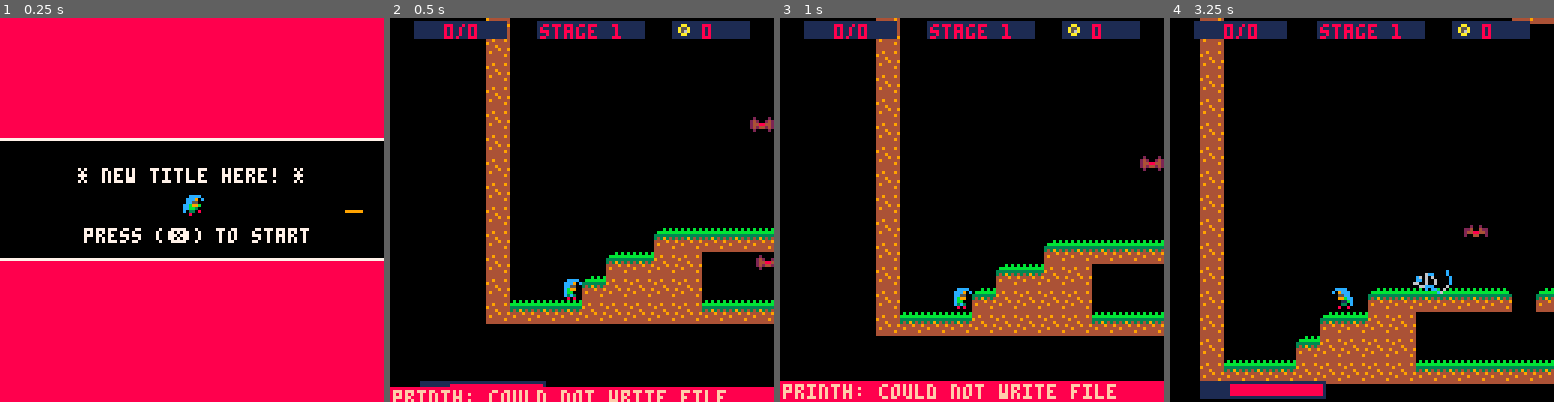
Above: before the commit, frames 1-4 (left to right).
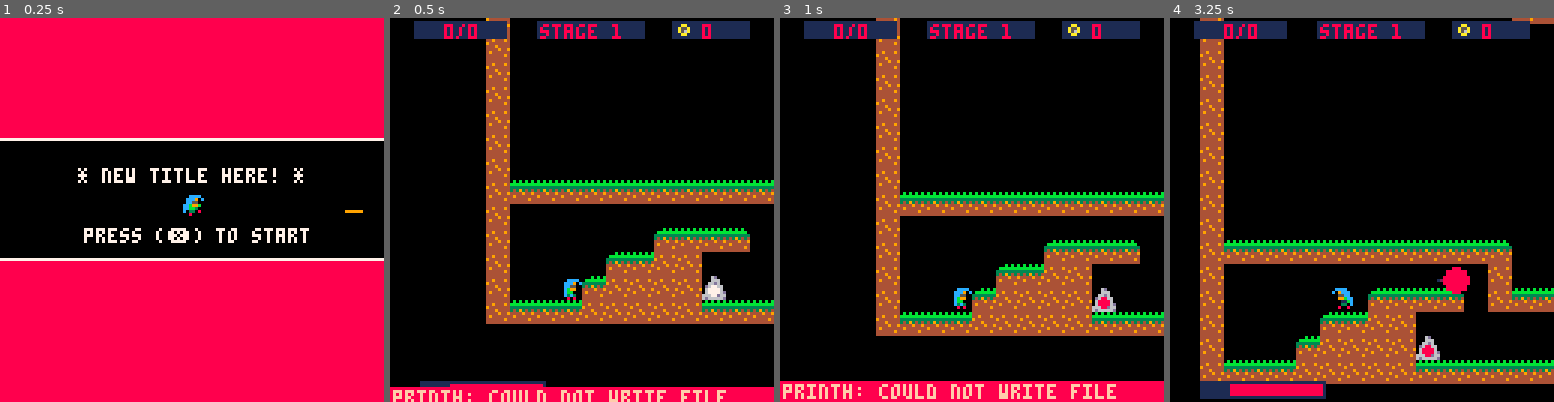
Above: after the commit, the same moments.

Repository: Mizar01/last_spellcaster
Game: PICO-8 cartridge microvania.p8
The game is run twice, just before and just after one commit, with the same random seed, the same clock (stepped at 60 frames per second) and the same inputs.
Inputs:
- Up to frame 1 (0.25 s): no input
- Up to frame 2 (0.5 s): tap X (X key) at 0.33 s
- Up to frame 3 (1 s): tap O (Z key) at 0.7 s
- Up to frame 4 (3.25 s): tap X (X key) at 1.07, 1.85, 2.97 s; hold Right 1.6-2.1 s; tap O (Z key) every 0.4 s from 1.7 to 2.9 s; hold Up 2.15-2.42 s; hold Right 2.47-3.03 s; hold Left from 3.08 s (still down)

Frame 1 is identical in both runs. In frame 2, 4.9% of the frame differs, in the area x 31-100%, y 25-74%; in frame 3, 4.8%; in frame 4, 6.6%, in the area x 14-97%, y 53-90%.

Commit message:
added vines and spiders.

Diff:
--- a/game/compressed_maps.lua
+++ b/game/compressed_maps.lua
@@ -1,3 +1,3 @@
 stage_compressed_maps = {
-	[[1z1G0z0D1"0z0D1"0z0D1"0:1,0x1"0z0D1"0z0D1"071$0,1"0u1"0z0 …(110 unchanged characters)… 41"0D1"0x1"0z0D1"0G1"0u1"0z0D1"0D1"0x1"0*b!0z091"0G1"0u1"0z0D1"0D1"0x1"0.6!0z051"0&1&0!1%051"0u1"0$1$0"a!0&1#001"0x1"0"f!1%0)1%0'e!0'1!0x1z1G]],
+	[[1z1G0z0D1"0z0D1"0z0D1"0:1,0x1"0z0D1"0z0D1"071$0,1"0u1"0z0 …(110 unchanged characters)… 41"0D1"0x1"0z0D1"0G1"0u1"0z0D1"0D1"0x1"0z0D1"0G1"0u1"0z0D1.081"0x1"0+1!0"6!0z051"0&1$0!1'0z021"0$1$0)1#001"0x1"0"f!1%6!0(v#0!1!0's!0'1!0&e!0q1z1G]],
 }
--- a/game/enemies.lua
+++ b/game/enemies.lua
@@ -18,9 +18,11 @@
         -- l.wind_t = c_timer.new(0.2, true)
         -- l.wind_t.t = 0
         l.dir_before_blow = nil
+        l.fixed = false -- if true, enemy does not move
         return sm(l, c_enemy)
     end,
     dmg = function(self, dmg)
+        if (self:is_inv()) return
         self.life -= dmg
         self.dmg_time:restart()
         self.spr.effect = "blink_white"
@@ -40,6 +42,7 @@
         self.hitbox = self.hitbox_orig
     end,
     blow = function(self, dir)
+        if (self.fixed) return
         if (self.wspeed <= 0) self.dir_before_blow = self.dir
         self.wspeed = 2
         self.dir = dir
@@ -77,6 +80,7 @@
         del(obj_solids, self)
         c_obj.del(self)
     end,
+    is_inv = function(self) return false end,
 }
 clsinh(c_enemy, c_obj)
 
@@ -105,21 +109,22 @@
 }
 clsinh(c_bat, c_enemy)
 
-c_dog = {
-    new = function(x, y, parent_mgr)
+c_walk_en = {
+    new = function(x, y, spidle, sprun, parent_mgr)
         local l = c_enemy.new("dog", x, y, 1.5, parent_mgr)
         l.spr = {
-            idle = { sprites = { 144, 145 }, fps = 2,  loop = true },
-            run = { sprites = { 146, 147 }, fps = 4, loop = true },
+            idle = { sprites = spidle, fps = 2,  loop = true },
+            run = { sprites = sprun, fps = 4, loop = true },
             flip_x = false,
             flip_y = false,
             frame = 0,
         }
         l.speed = player.stinky_socks and 0.2 or 0.4
         l.hitbox = {x = 0, y = 3, x2 = 7, y2 = 7}
+        l.hitbox_orig = l.hitbox
         l.basex = x
         l.basey = y
-        return sm(l, c_dog)
+        return sm(l, c_walk_en)
     end,
     update = function(self)
         c_enemy.update(self)
@@ -157,4 +162,33 @@
         end
     end,
 }
-clsinh(c_dog, c_enemy)
+clsinh(c_walk_en, c_enemy)
+
+c_dog = {
+    new = function(x, y, parent_mgr)
+        local l = c_walk_en.new(x, y, {144,145}, {146,147}, parent_mgr)
+        return sm(l, c_dog)
+    end,
+}
+clsinh(c_dog, c_walk_en)
+
+c_spider = {
+    new = function(x, y, parent_mgr)
+        local l = c_walk_en.new(x, y, {160,161}, {162,163}, parent_mgr)
+        return sm(l, c_spider)
+    end,
+}
+clsinh(c_spider, c_walk_en)
+
+c_vine = {
+    new = function(x, y, parent_mgr)
+        local l = c_enemy.new("vine", x, y, 0, parent_mgr)
+        l.spr.idle = {ss =  6}
+        l.fixed = true
+        l.life = 10
+        add(obj_solids, l)
+        return sm(l, c_vine)
+    end,
+    is_inv = function(self) return not (player.cur_el == el_fire)end,
+}
+clsinh(c_vine, c_enemy)
--- a/game/misc.lua
+++ b/game/misc.lua
@@ -81,7 +81,7 @@
             circfill(self.x + offset_x, self.y, 1.5 * radf, cols[i + 1])
         end
     end,
-        effect = function(self, trg)
+    effect = function(self, trg)
         trg:unfreeze()
         trg:dmg(self.damage)
     end
--- a/game/player.lua
+++ b/game/player.lua
@@ -50,7 +50,7 @@
 		p.coins = 0
 		p.stinky_socks = false
 		-- element props
-		p.cur_el = el_wind
+		p.cur_el = el_fire
 		p.avail_elements = { true, true, true, true }
 		p.el_cooldown = c_timer.new(1, false)
 
--- a/game/utils.lua
+++ b/game/utils.lua
@@ -190,6 +190,7 @@
 
      -- SECOND PASS: set tile variations according to theme
 	local emgr = game.mgr.enemy_mgr
+    local mmgr = game.mgr.misc_mgr
     for ty=0,map_h - 1 do
         for tx=0,map_w - 1 do
             local t = converted_type_map[ty][tx]
@@ -202,17 +203,19 @@
                 local tile_to_set = map_tiles_by_theme(tile_variant, theme) or 1
                 mset(tx, ty, tile_to_set)
             elseif (t == "f") then -- player start position
-                player.x = tx * 8
-                player.y = ty * 8
+                player.x, player.y = px, py
             elseif (t >= "a" and t <= "b") then -- bats
                 c_bat.new(px, py, t == "a", emgr)
             elseif (t == "6") then -- switchlith
-                c_switchlith.new(px, py, game.mgr.misc_mgr)
+                c_switchlith.new(px, py, mmgr)
             elseif (t == "7") then -- teleport pair 2
 			elseif (t == "8") then -- dead
             elseif (t == "e") then -- dog
 				c_dog.new(px, py, emgr)
-            elseif (t >= "c" and t <= "d") then -- laser cannons
+            elseif (t == "s") then -- spider
+                c_spider.new(px, py, emgr)
+            elseif (t == "v") then
+                c_vine.new(px, py, emgr)
             end
         end
     end
--- a/map_compressor2.p8
+++ b/map_compressor2.p8
@@ -15,15 +15,17 @@
 end
 
 -- legend:
--- 0 = empty
+-- space = empty
 -- 1 = solid terrain block
 -- 6 = switchlith
--- 10(a) = horizontal bat
--- 11(b) = vertical bat
--- 12(c) = laser cannon h,v directions
--- 13(d) = laser cannon diag directions
--- 14(e) = dog enemy
--- 15(f) = player start position
+-- a = horizontal bat
+-- b = vertical bat
+-- c = laser cannon h,v directions
+-- d = laser cannon diag directions
+-- e = dog enemy
+-- f = player start position
+-- s = spider enemy
+-- v = vines
 
 -- empty_map_sammple
 empty_map_sample = [[
@@ -87,14 +89,14 @@
 1                                                                               1 1                                                                                                                                                                           1
 1                                                                                                                                                                                                                                                             1
 1                                                                         1 1                                                                                                                                                                                 1
-1                     b                                                                                                                                                                                                                                       1
+1                                                                                                                                                                                                                                                             1
 1                                                                               1 1                                                                                                                                                                           1
 1                                                                                                                                                                                                                                                             1
-1                                                                         1 1                                                                                                                                                                                 1
-1                             6                                                                                                                                                                                                                               1
-1             1 1 1 1 1 1   1 1 1 1 1                                           1 1                                                                                                                                                                           1
-1         1 1 1 1     a             1 1 1                                 1 1                                                                                                                                                                                 1
-1     f 1 1 1 1 1                   1 1 1 1 1               e               1                                                                                                                                                                                 1
+1 1 1 1 1 1 1 1 1 1 1 1 1                                                 1 1                                                                                                                                                                                 1
+1                       1     6                                                                                                                                                                                                                               1
+1             1 1 1 1   1 1 1 1 1 1 1                                                                                                                                                                                                                         1
+1         1 1 1 1                   1 1 1                                 1 1                                                                                                                                                                                 1
+1     f 1 1 1 1 1 6                 v v v   1               s               1             e                                                                                                                                                                   1
 1 1 1 1 1 1 1 1 1 1 1 1 1 1 1 1 1 1 1 1 1 1 1 1 1 1 1 1 1 1 1 1 1 1 1 1 1 1 1 1 1 1 1 1 1 1 1 1 1 1 1 1 1 1 1 1 1 1 1 1 1 1 1 1 1 1 1 1 1 1 1 1 1 1 1 1 1 1 1 1 1 1 1 1 1 1 1 1 1 1 1 1 1 1 1 1 1 1 1 1 1 1 1 1 1 1 1 1 1 1 1 1 1 1 1 1 1 1 1 1 1 1 1 1 1 1 1 1
 ]],
 }
--- a/microvania.p8
+++ b/microvania.p8
@@ -225,8 +225,16 @@
 
 
 
+…(8 lines of a section not shown)…
 __gff__
-0001010101010000000000000000000000010101010100000000000000000000000101010101000000000000000000000001010101010000000000000000000000000000000000000000000000000000000000000000000000000000000000000000000000000000000000000000000000000000000000000000000000000000
+0001010101010100000000000000000000010101010100000000000000000000000101010101000000000000000000000001010101010000000000000000000000000000000000000000000000000000000000000000000000000000000000000000000000000000000000000000000000000000000000000000000000000000
 0000000000000000000000000000000000000000000000000000000000000000000000000000000000000000000000000000000000000000000000000000000000000000000000000000000000000000000000000000000000000000000000000000000000000000000000000000000000000000000000000000000000000000
 
 
Not shown, changed: 24 lines of the sprite sheet (__gfx__) section of microvania.p8
